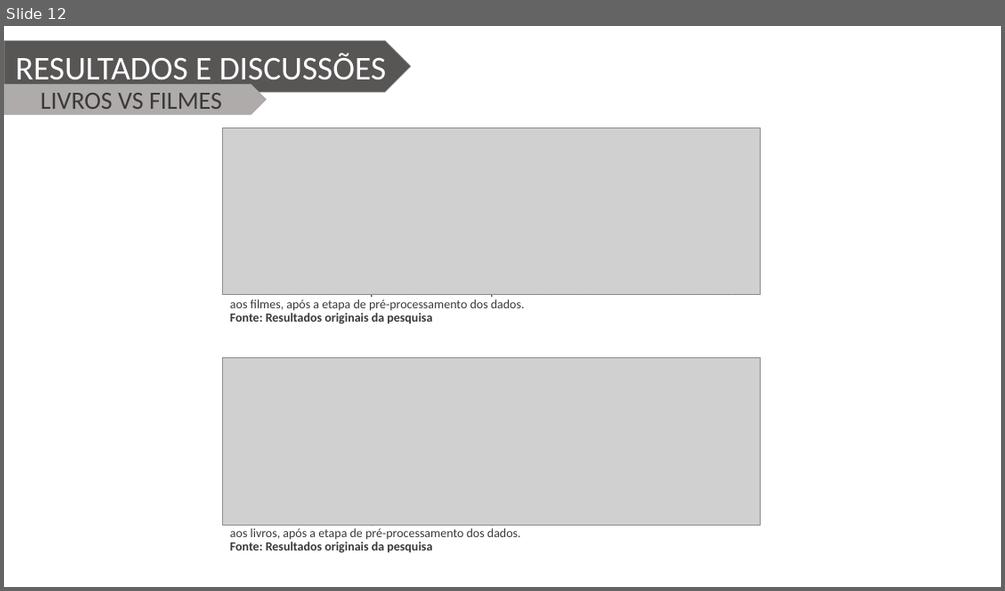
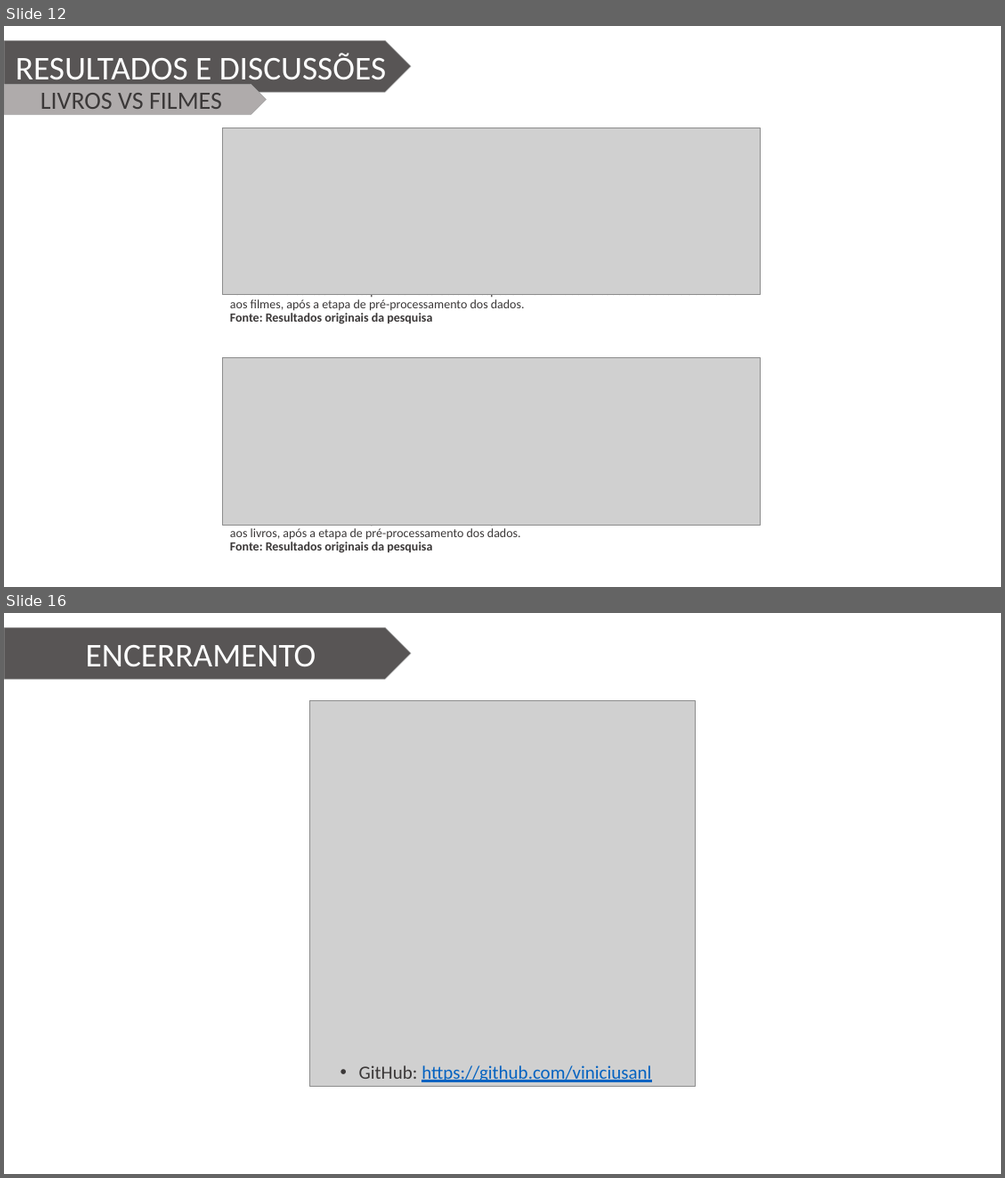
Before and after one commit to Wiryco/Natural-Language-Analysis-And-Processing, a slide deck: Apresentação/Apresentação TCC - Vinícius Andrade Lopes.pptx. Shown one above the other, each under a label of ours: slide 12 before the commit, slides 12 and 16 after it; the slides between them are not shown. The pictures are 1005x591 and 1005x1178 pixels, drawn with LibreOffice and Linux fonts; fonts in the diff are those of the drawing; grey boxes stand for pictures; background and template pictures are left out. Boxes give left, top, right and bottom in pixels: in the first picture for what was removed or moved away, otherwise in the second. Text is boxed around its words. In the diff, an @@ line names an element or a change of style, - is before the commit and + after.

```diff
--- a/Apresentação/Apresentação TCC - Vinícius Andrade Lopes.pptx
+++ b/Apresentação/Apresentação TCC - Vinícius Andrade Lopes.pptx
@@ slide 16 added at bbox=[4, 613, 1001, 1174], background picture (left out) @@
@@ pentagon arrow added at bbox=[4, 627, 411, 679], fill #3B3838 at 85% opacity, outline #A5A5A5 0.5 pt, 32 pt, text #FFFFFF @@
+ENCERRAMENTO
@@ picture added at bbox=[310, 700, 696, 1086] @@
@@ text added at bbox=[359, 1065, 651, 1082], 18 pt, text #0563C1, underline @@
+• GitHub: https://github.com/viniciusanl
```
Also in this commit, not shown: 1 slide changed, 2 other slides added, 5 other files.
